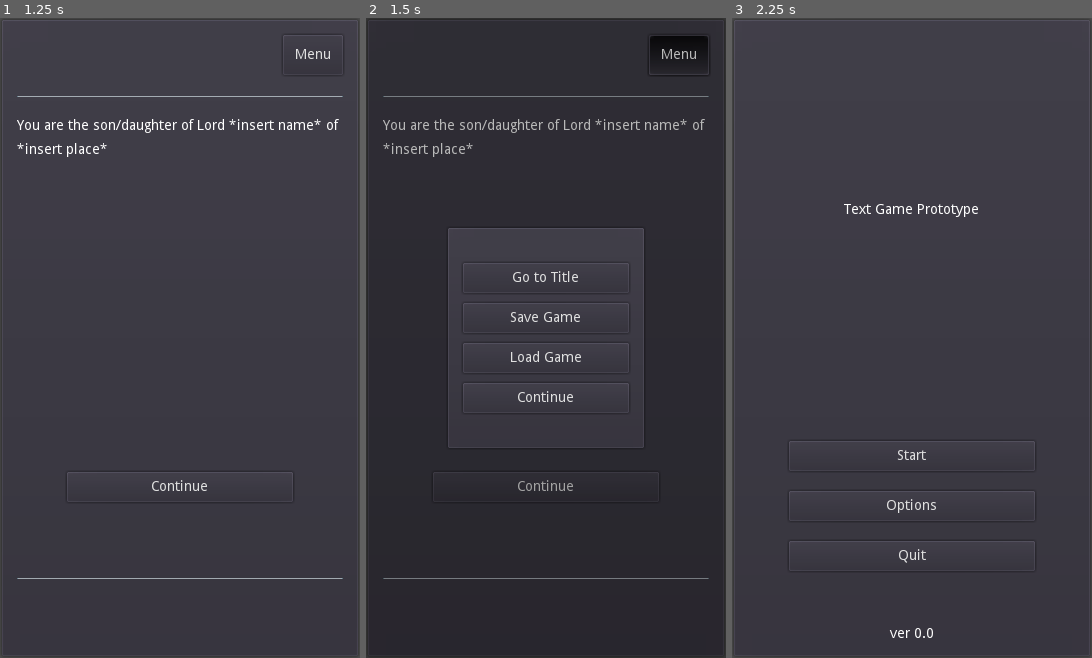
Above: before the commit, frames 1-3 (left to right).
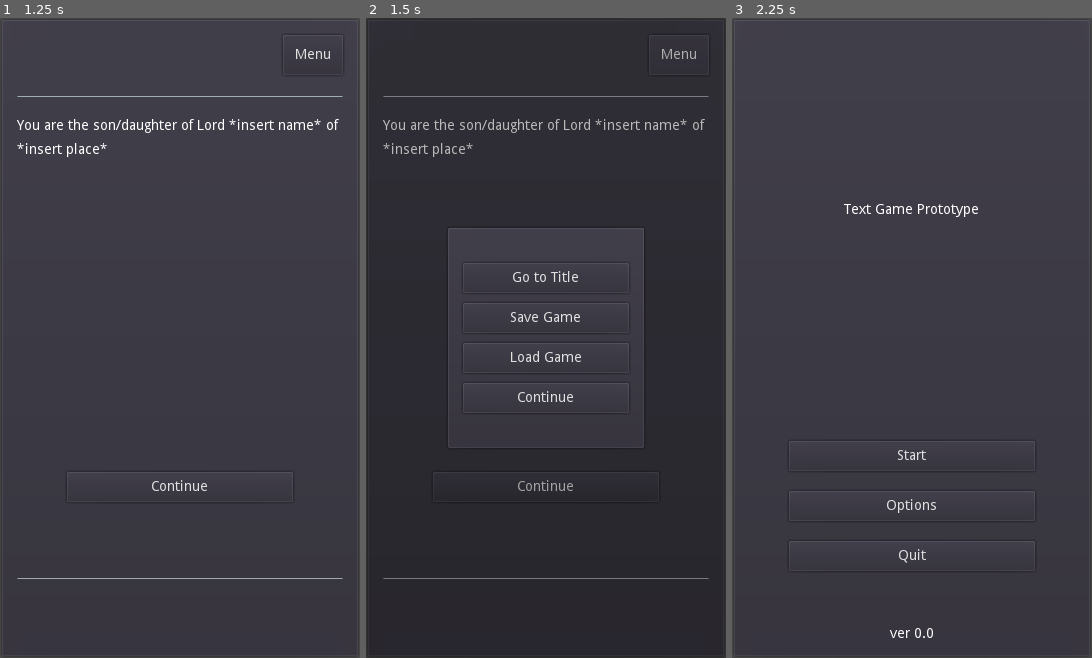
Above: after the commit, the same moments.

Repository: philipuriarte/A-Churchyard-of-Orphans
Game: Godot game, scene res://scenes/main.tscn
Two runs of this game, one before a commit and one after it. Both use one fixed random seed, a clock stepped at 60 frames per second and the inputs below.
Inputs:
- Up to frame 1 (1.25 s): click "Start" at 0.5 s
- Up to frame 2 (1.5 s): click "Menu" at 1.25 s
- Up to frame 3 (2.25 s): click "Go to Title" at 2 s

Frame 1 is identical in both runs. In frame 2, 0.6% of the frame differs, in the area x 78-95%, y 2-7%; in frame 3, nothing differs.

Commit message:
Remove toggle from MenuButton and connect new pressed signal

Diff:
--- a/logic/game_screen.gd
+++ b/logic/game_screen.gd
@@ -3,9 +3,6 @@
 onready var popup_menu: Popup = $"%PopupMenu"
 
 
-# Will open and close the PopupMenu node
-func _on_MenuButton_toggled(button_pressed: bool) -> void:
-	if button_pressed:
-		popup_menu.popup_centered()
-	else:
-		popup_menu.hide()
+# Will open the PopupMenu node
+func _on_MenuButton_pressed() -> void:
+	popup_menu.popup_centered()
--- a/scenes/game_screen.tscn
+++ b/scenes/game_screen.tscn
@@ -43,7 +43,6 @@
 margin_bottom = 40.0
 rect_min_size = Vector2( 60, 0 )
 focus_mode = 0
-toggle_mode = true
 text = "Menu"
 
 [node name="PopupMenu" parent="MarginContainer/MainCointainer/TopContainer/MenuButton" instance=ExtResource( 3 )]
@@ -76,4 +75,4 @@
 margin_bottom = 606.0
 rect_min_size = Vector2( 0, 40 )
 
-[connection signal="toggled" from="MarginContainer/MainCointainer/TopContainer/MenuButton" to="." method="_on_MenuButton_toggled"]
+[connection signal="pressed" from="MarginContainer/MainCointainer/TopContainer/MenuButton" to="." method="_on_MenuButton_pressed"]
